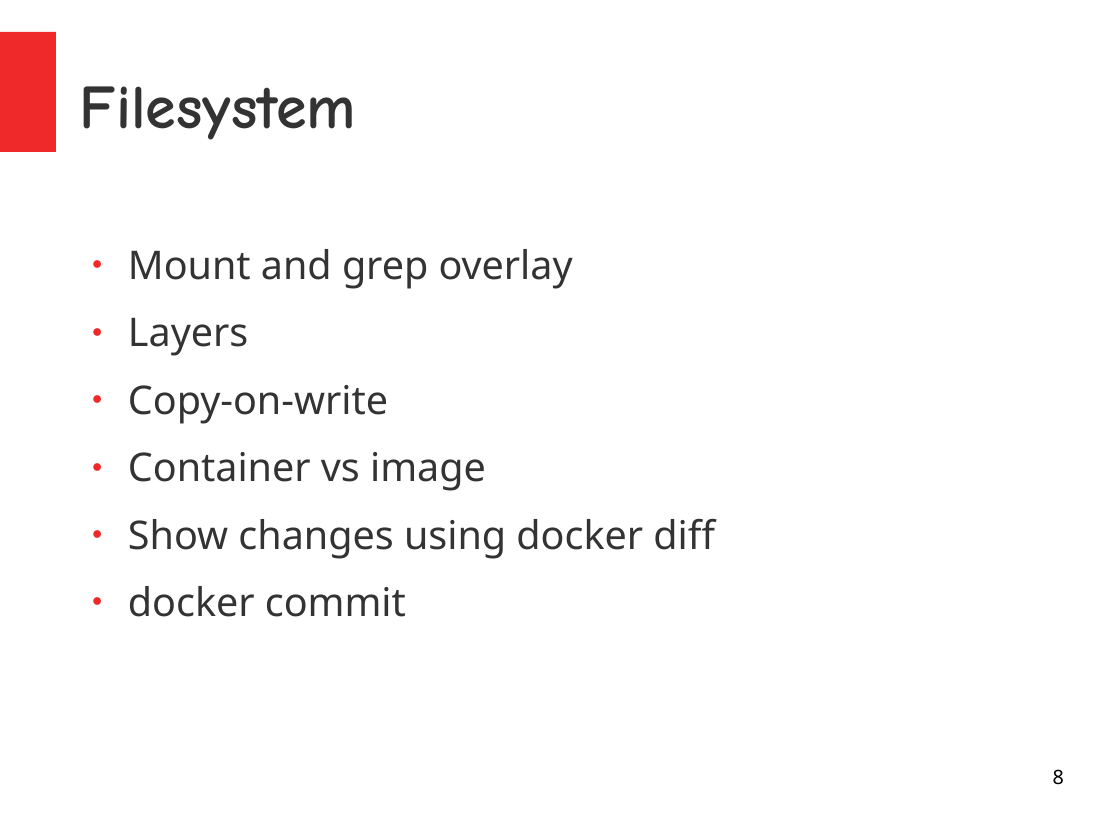
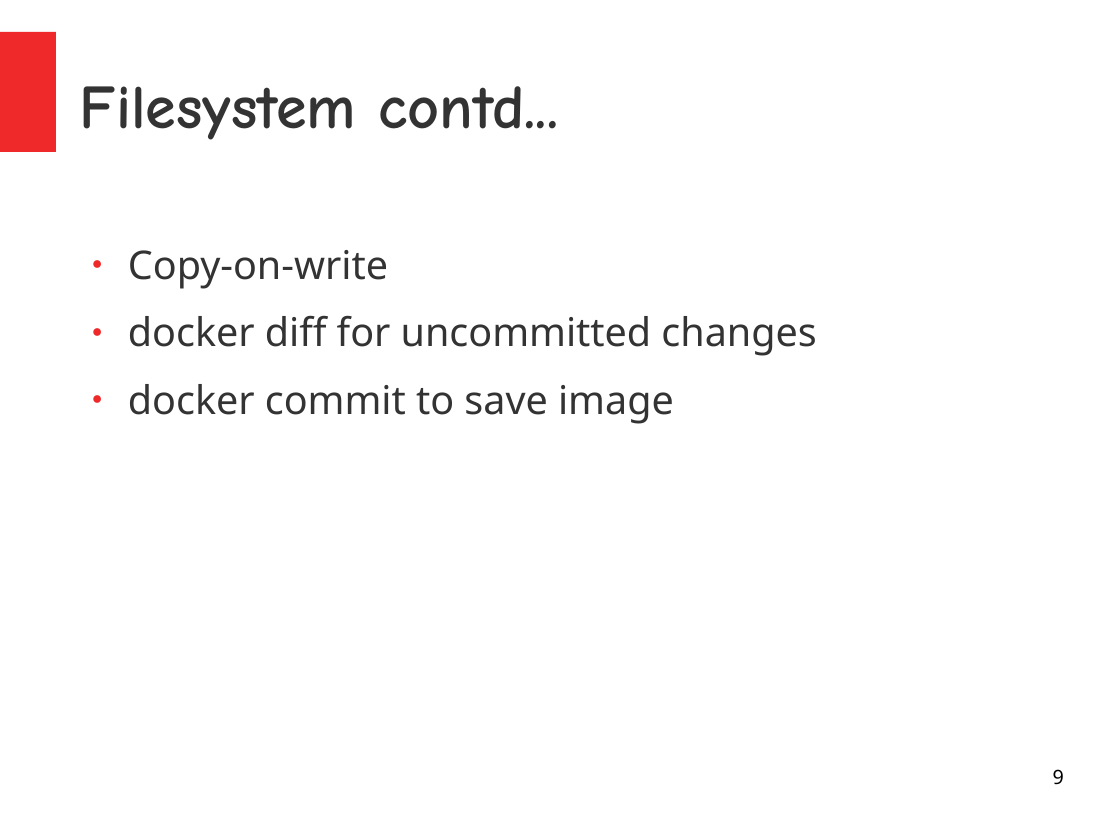
Before and after one commit to kislaykishore/microservices, a slide deck: slide 9 of Containers.odp (slide 8 before the commit). Drawn at 1120x840 pixels with LibreOffice and Linux fonts; fonts in the diff are those of the drawing. Boxes give left, top, right and bottom in pixels: in the first picture for what was removed or moved away, otherwise in the second. Text is boxed around its words. In the diff, an @@ line names an element or a change of style, - is before the commit and + after.

```diff
--- a/Containers.odp
+++ b/Containers.odp
@@ title at (x1=80, y1=86, x2=558, y2=140): text changed @@
-Filesystem
+Filesystem contd...
@@ text at (x1=128, y1=249, x2=573, y2=356): paragraphs removed @@
-● Mount and grep overlay
-● Layers
@@ text at (x1=128, y1=315, x2=816, y2=424): text changed @@
-● Container vs image
-● Show changes using docker diff
-● docker commit
+● docker diff for uncommitted changes
+● docker commit to save image
@@ page number at (x1=1053, y1=769, x2=1064, y2=785): text changed @@
-8
+9
```
Also in this commit, not shown: 5 other slides changed, 5 slides added, 1 slide removed.
